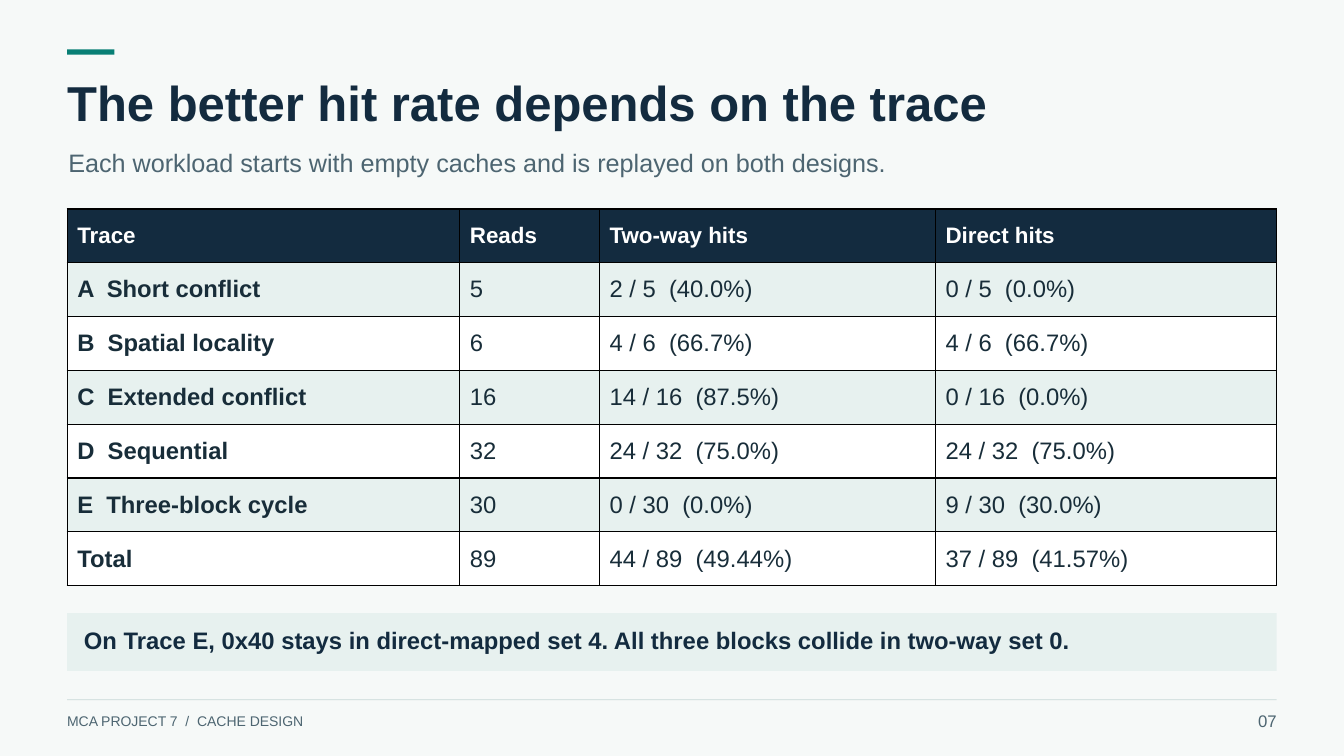
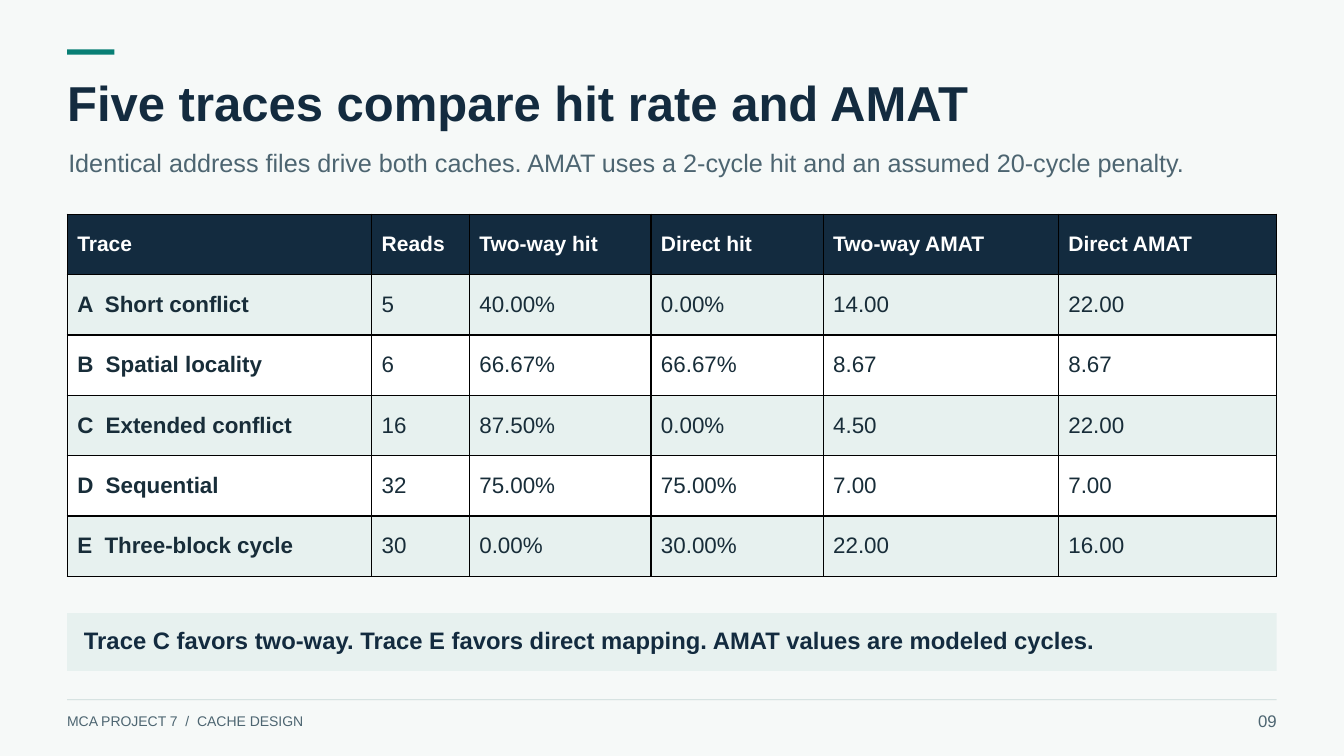
Before and after one commit to Kushal425/MCA-Project7-Team-5-1-MUX, a slide deck: slide 9 of phase2/presentation/MCA-Project7-Presentation.pptx (slide 7 before the commit). Drawn at 1344x756 pixels with LibreOffice and Linux fonts; fonts in the diff are those of the drawing. Boxes give left, top, right and bottom in pixels: in the first picture for what was removed or moved away, otherwise in the second. Text is boxed around its words. In the diff, an @@ line names an element or a change of style, - is before the commit and + after.

```diff
--- a/phase2/presentation/MCA-Project7-Presentation.pptx
+++ b/phase2/presentation/MCA-Project7-Presentation.pptx
@@ text at box(67, 85, 968, 131): text changed @@
-The better hit rate depends on the trace
+Five traces compare hit rate and AMAT
@@ text at box(68, 153, 1184, 177): text changed @@
-Each workload starts with empty caches and is replayed on both designs.
+Identical address files drive both caches. AMAT uses a 2-cycle hit and an assumed 20-cycle penalty.
@@ table at box(68, 214, 1277, 576) @@
-Trace | Reads | Two-way hits | Direct hits
-A Short conflict | 5 | 2 / 5 (40.0%) | 0 / 5 (0.0%)
-B Spatial locality | 6 | 4 / 6 (66.7%) | 4 / 6 (66.7%)
-C Extended conflict | 16 | 14 / 16 (87.5%) | 0 / 16 (0.0%)
-D Sequential | 32 | 24 / 32 (75.0%) | 24 / 32 (75.0%)
-E Three-block cycle | 30 | 0 / 30 (0.0%) | 9 / 30 (30.0%)
-Total | 89 | 44 / 89 (49.44%) | 37 / 89 (41.57%)
+Trace | Reads | Two-way hit | Direct hit | Two-way AMAT | Direct AMAT
+A Short conflict | 5 | 40.00% | 0.00% | 14.00 | 22.00
+B Spatial locality | 6 | 66.67% | 66.67% | 8.67 | 8.67
+C Extended conflict | 16 | 87.50% | 0.00% | 4.50 | 22.00
+D Sequential | 32 | 75.00% | 75.00% | 7.00 | 7.00
+E Three-block cycle | 30 | 0.00% | 30.00% | 22.00 | 16.00
@@ table: place and size @@
-table at box(68, 209, 1278, 586)
+table at box(68, 214, 1277, 576)
@@ text at box(84, 631, 1093, 654): text changed @@
-On Trace E, 0x40 stays in direct-mapped set 4. All three blocks collide in two-way set 0.
+Trace C favors two-way. Trace E favors direct mapping. AMAT values are modeled cycles.
@@ text at box(1258, 715, 1277, 727): text changed @@
-07
+09
```
Also in this commit, not shown: 5 other slides changed, 7 slides added, 4 slides removed, 1 other file.
